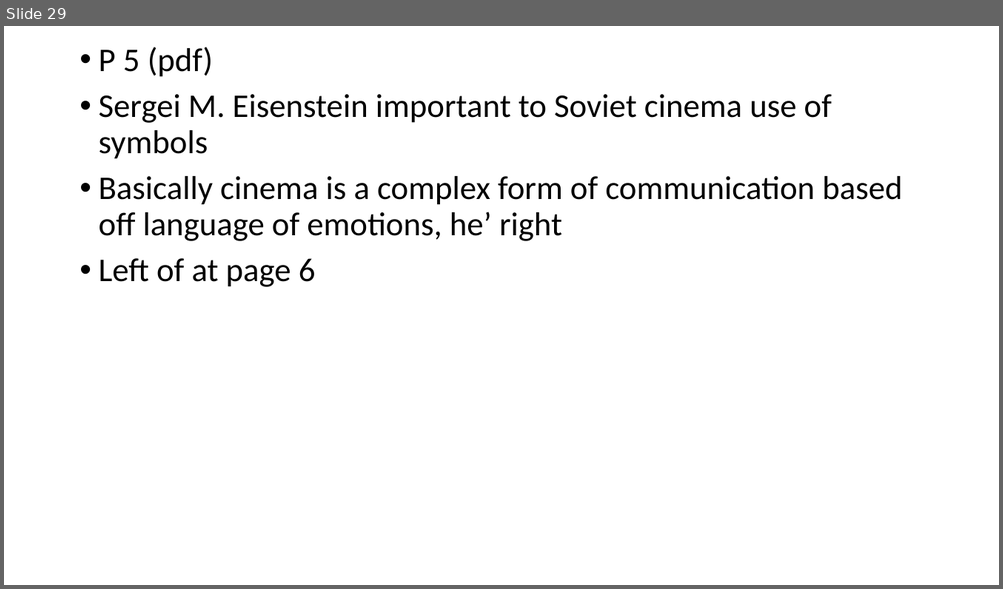
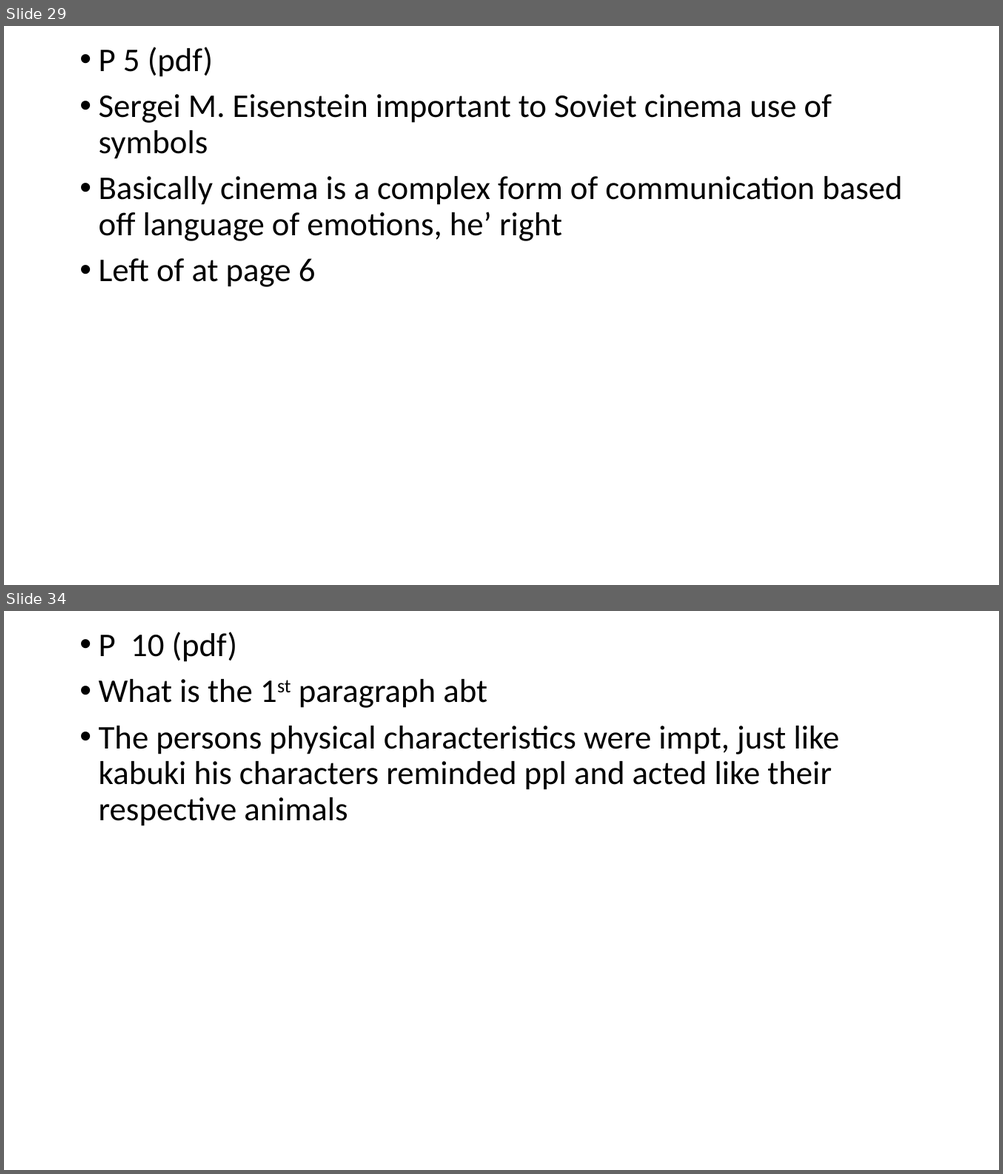
Before and after one commit to MichaelOdumosu57/Spring_2017, a slide deck: Spring 2017 Semester/Music or Arts/ARUS HW/6 ARUS HW/ARUS HW#6 notes.pptx. Shown one above the other, each under a label of ours: slide 29 before the commit, slides 29 and 34 after it; the slides between them are not shown. The pictures are 1003x589 and 1003x1174 pixels, drawn with LibreOffice and Linux fonts; fonts in the diff are those of the drawing. Boxes give left, top, right and bottom in pixels: in the first picture for what was removed or moved away, otherwise in the second. Text is boxed around its words. In the diff, an @@ line names an element or a change of style, - is before the commit and + after.

```diff
--- a/Spring 2017 Semester/Music or Arts/ARUS HW/6 ARUS HW/ARUS HW#6 notes.pptx
+++ b/Spring 2017 Semester/Music or Arts/ARUS HW/6 ARUS HW/ARUS HW#6 notes.pptx
@@ slide 34 added at box(4, 611, 999, 1170), background #FFFFFF @@
@@ text added at box(99, 632, 839, 826), 32 pt, text #000000 @@
+• P 10 (pdf)
+• What is the 1st paragraph abt
+• The persons physical characteristics were impt, just like kabuki his characters reminded ppl and acted like their respective animals
```
Also in this commit, not shown: 1 slide changed, 6 other slides added, 7 other files.
